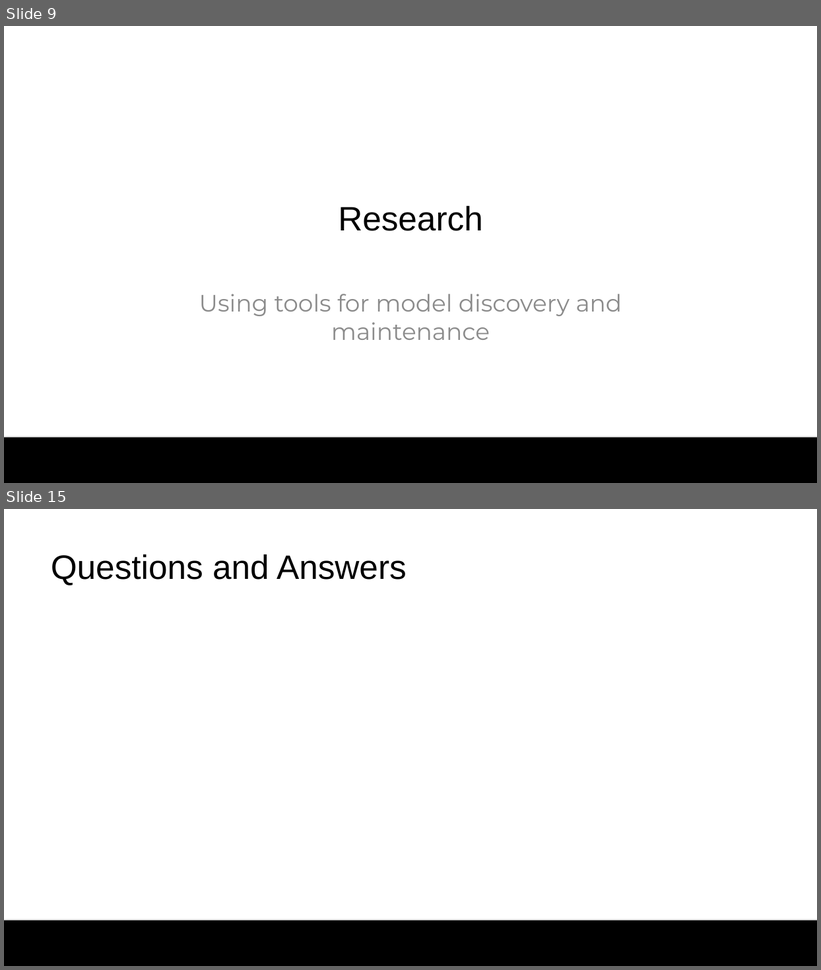
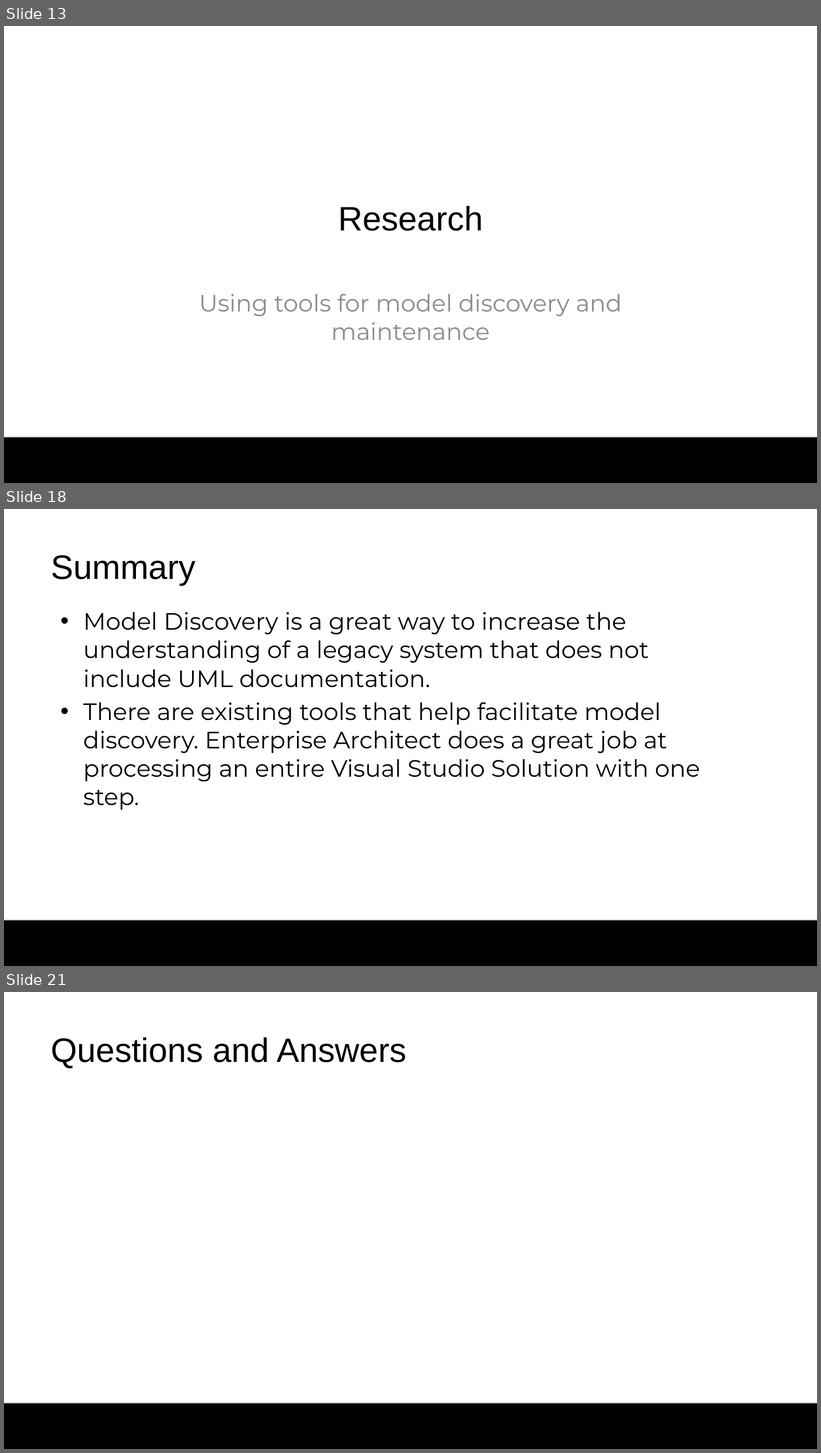
Before and after one commit to colby13king/cs5320-code, a slide deck: LicenseAssetManager/docs/Maintenance/MaintenancePresentation.pptx. Shown one above the other, each under a label of ours: slides 9 and 15 before the commit, slides 13, 18 and 21 after it; the slides between them are not shown. The pictures are 821x970 and 821x1453 pixels, drawn with LibreOffice and Linux fonts; fonts in the diff are those of the drawing; background and template pictures are left out. Boxes give left, top, right and bottom in pixels: in the first picture for what was removed or moved away, otherwise in the second. Text is boxed around its words. In the diff, an @@ line names an element or a change of style, - is before the commit and + after.

```diff
--- a/LicenseAssetManager/docs/Maintenance/MaintenancePresentation.pptx
+++ b/LicenseAssetManager/docs/Maintenance/MaintenancePresentation.pptx
@@ slide 18 added at (x1=4, y1=509, x2=817, y2=966), background #FFFFFF; not listed: 1 template element that a slide beside it also shows @@
@@ title added at (x1=51, y1=555, x2=195, y2=586), 40 pt, text #000000 @@
+Summary
@@ text added at (x1=83, y1=612, x2=700, y2=810), 28 pt, text #000000 @@
+• Model Discovery is a great way to increase the understanding of a legacy system that does not include UML documentation.
+• There are existing tools that help facilitate model discovery. Enterprise Architect does a great job at processing an entire Visual Studio Solution with one step.
@@ what was slide 9 is now slide 13 @@
@@ what was slide 15 is now slide 21 @@
```
Also in this commit, not shown: 7 slides changed, 10 other slides added, 5 slides removed, 1 other file.
